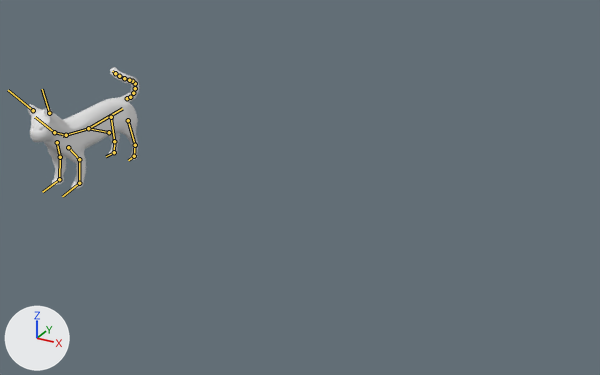
An edit to the FBX model Assets/ArtAssets/Models/CatBase.fbx, drawn before and after from the same camera.
The view is the same before and after, from a 50 mm lens placed at (4.57, -22.29, 10.62), pointed at (-8.04, 0.63, -0.84). Every picture has the same lights, and +X, +Y and +Z are marked at lower left. Both versions are drawn at the pose saved in each file; the numbers are the values there. The bones that bend it are drawn over the model as lines.

In view in the first picture: 'Body.002', 'Eye.l.002'.
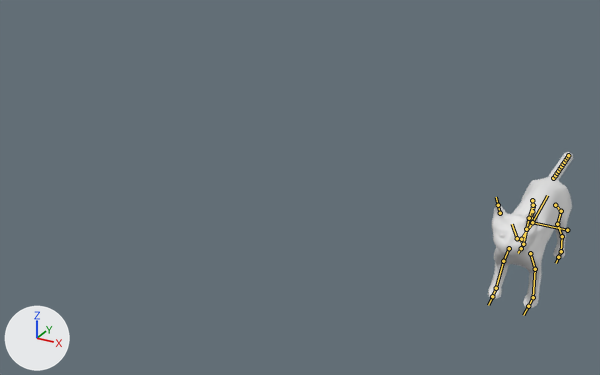
Changed parts and their boxes [x1, y1, x2, y2] in the pictures (600 x 375 px):
'Body.002', posed (24% narrower, 28% taller)
    before: [27, 67, 139, 189]
    after: [488, 152, 573, 308]
'Eye.l.002', posed
    before: [39, 125, 44, 130]
    after: [515, 236, 522, 242]
'Eye.r.002', posed (not visible before)
    after: [499, 233, 505, 238]
bone 'Chest', root to tip
    before: (88, 128) to (62, 136)
    after: (532, 222) to (519, 241)
bone 'Neck', root to tip
    before: (66, 135) to (54, 132)
    after: (521, 239) to (517, 238)
bone 'Head', root to tip
    before: (54, 132) to (35, 117)
    after: (517, 238) to (512, 224)
bone 'Ear.r.001', root to tip
    before: (33, 110) to (8, 90)
    after: (500, 213) to (498, 205)
bone 'Ear.l.001', root to tip
    before: (49, 113) to (42, 89)
    after: (531, 218) to (532, 211)
bone 'ThighFront.l', root to tip
    before: (68, 147) to (79, 159)
    after: (530, 253) to (535, 269)
bone 'ThighFront.r.001', root to tip
    before: (57, 142) to (60, 157)
    after: (509, 248) to (503, 261)
bone 'LegFront.r.001', root to tip
    before: (60, 157) to (59, 179)
    after: (503, 261) to (496, 288)
bone 'ToeFront.r.001', root to tip
    before: (59, 179) to (42, 192)
    after: (496, 288) to (492, 296)
bone 'ThighBack.l', root to tip
    before: (128, 120) to (135, 145)
    after: (555, 205) to (561, 211)
bone 'LegBack.l.', root to tip
    before: (135, 145) to (134, 156)
    after: (561, 211) to (557, 224)
bone 'Tail.001', root to tip
    before: (130, 97) to (133, 93)
    after: (555, 175) to (557, 173)
bone 'Tail.002', root to tip
    before: (133, 93) to (135, 88)
    after: (557, 173) to (558, 171)
bone 'Tail.003', root to tip
    before: (135, 88) to (135, 83)
    after: (558, 171) to (560, 168)
bone 'Tail.004', root to tip
    before: (135, 83) to (132, 81)
    after: (560, 168) to (561, 166)
bone 'Tail.005', root to tip
    before: (132, 81) to (129, 80)
    after: (561, 166) to (563, 164)
bone 'Tail.006', root to tip
    before: (129, 80) to (124, 78)
    after: (563, 164) to (564, 162)
bone 'Tail.007', root to tip
    before: (124, 78) to (119, 76)
    after: (564, 162) to (566, 159)
bone 'Tail.008', root to tip
    before: (119, 76) to (115, 73)
    after: (566, 159) to (567, 157)
bone 'Tail.009', root to tip
    before: (115, 73) to (112, 71)
    after: (567, 157) to (568, 155)

What the commit changed:
Object 'CatBase' (bone_rig_object) moves from (-16.82, 0.0, 0.0) to (0.01, 0.0, 0.0).
Bone 'Chest' (bone_chest) turns from (0, 0, -5) to (0, 0, 0) degrees about its own x, y and z.
Bone 'Neck' (bone_neck) turns from (0, -13, 4) to (0, 0, 0) degrees about its own x, y and z.
Bone 'Head' (bone_head) turns from (-8, 11, -2) to (0, 0, 0) degrees about its own x, y and z.
Bone 'Ear.r.001' (bone_ear_r_001) turns from (17, 48, -8) to (0, 0, 0) degrees about its own x, y and z.
Bone 'Ear.l.001' (bone_ear_l_001) turns from (14, -55, -17) to (0, 0, 0) degrees about its own x, y and z.
Bone 'ThighFront.l' (bone_thighfront_l) moves from (0.0, 0.06, -0.08) to (0.0, 0.0, 0.0).
Bone 'ThighFront.l' (bone_thighfront_l) turns from (9, 2, 6) to (0, 0, 0) degrees about its own x, y and z.
Bone 'ThighFront.r.001' (bone_thighfront_r_001) moves from (0.0, 0.01, -0.01) to (0.0, 0.0, 0.0).
Bone 'ThighFront.r.001' (bone_thighfront_r_001) turns from (-6, -10, 3) to (0, 0, 0) degrees about its own x, y and z.
Bone 'LegFront.r.001' (bone_legfront_r_001) turns from (14, 11, 17) to (0, 0, 0) degrees about its own x, y and z.
Bone 'ToeFront.r.001' (bone_toefront_r_001) turns from (-8, -1, -8) to (0, 0, 0) degrees about its own x, y and z.
Bone 'ThighBack.l' (bone_thighback_l) turns from (3, -3, 5) to (0, 0, 0) degrees about its own x, y and z.
Bone 'LegBack.l.' (bone_legback_l) turns from (-4, -1, -6) to (0, 0, 0) degrees about its own x, y and z.
Bone 'Tail.001' (bone_tail_001) turns from (0, 0, -28) to (0, 0, 0) degrees about its own x, y and z.
Bone 'Tail.002' (bone_tail_002) turns from (0, 0, -24) to (0, 0, 0) degrees about its own x, y and z.
Bone 'Tail.003' (bone_tail_003) turns from (0, 0, -32) to (0, 0, 0) degrees about its own x, y and z.
Bone 'Tail.004' (bone_tail_004) turns from (0, 0, -44) to (0, 0, 0) degrees about its own x, y and z.
Bone 'Tail.005' (bone_tail_005) turns from (0, 0, -26) to (0, 0, 0) degrees about its own x, y and z.
Bone 'Tail.006' (bone_tail_006) turns from (24, -11, -2) to (0, 0, 0) degrees about its own x, y and z.
Bone 'Tail.007' (bone_tail_007) turns from (34, -15, -5) to (0, 0, 0) degrees about its own x, y and z.
Bone 'Tail.008' (bone_tail_008) turns from (18, -12, -1) to (0, 0, 0) degrees about its own x, y and z.
Bone 'Tail.009' (bone_tail_009) turns from (14, -6, -2) to (0, 0, 0) degrees about its own x, y and z.
